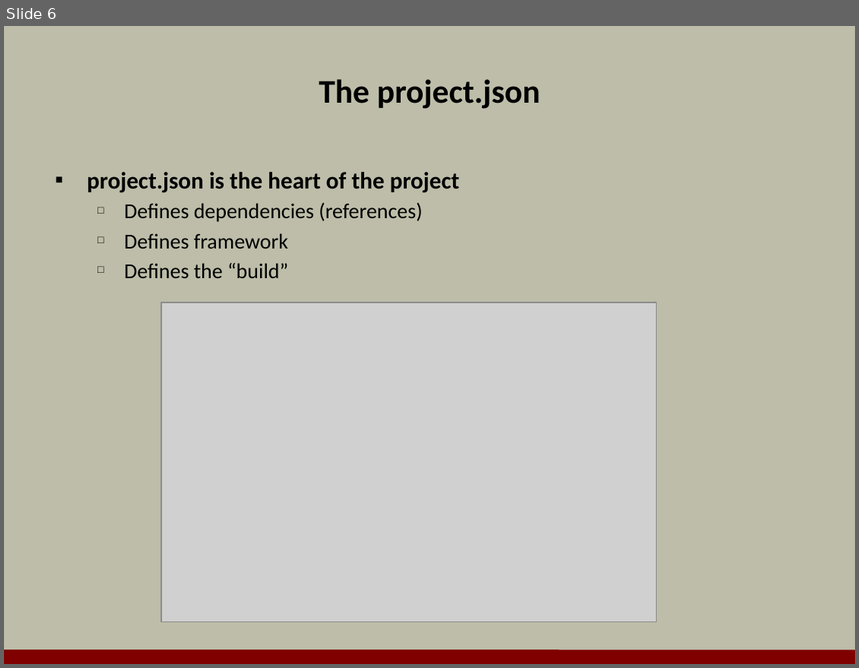
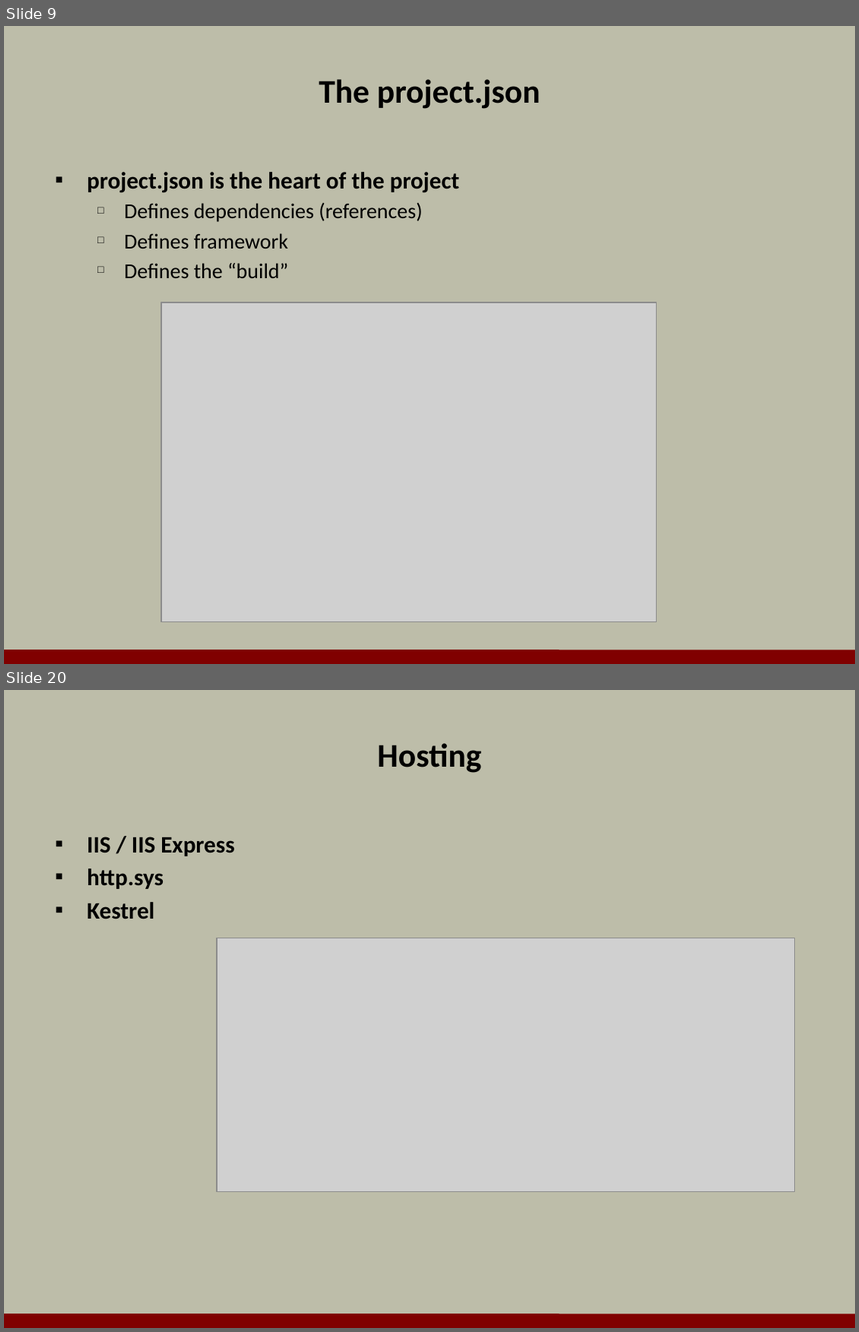
Before and after one commit to OdeToCode/classes, a slide deck: aspnet5/slides/01_Overview.pptx. Shown one above the other, each under a label of ours: slide 6 before the commit, slides 9 and 20 after it; the slides between them are not shown. The pictures are 859x668 and 859x1332 pixels, drawn with LibreOffice and Linux fonts; fonts in the diff are those of the drawing; grey boxes stand for pictures; background and template pictures are left out. Boxes give left, top, right and bottom in pixels: in the first picture for what was removed or moved away, otherwise in the second. Text is boxed around its words. In the diff, an @@ line names an element or a change of style, - is before the commit and + after.

```diff
--- a/aspnet5/slides/01_Overview.pptx
+++ b/aspnet5/slides/01_Overview.pptx
@@ slide 20 added at [4, 690, 855, 1328], background #BDBDA9; not listed: 1 template element that a slide beside it also shows @@
@@ title added at [377, 743, 481, 773], 28 pt, text #000000, bold @@
+Hosting
@@ text added at [87, 837, 234, 920], 20 pt, text #000000, bold @@
+▪ IIS / IIS Express
+▪ http.sys
+▪ Kestrel
@@ picture added at [217, 939, 794, 1192] @@
@@ what was slide 6 is now slide 9 @@
```
Also in this commit, not shown: 1 slide changed, 12 other slides added, 1 slide removed.
